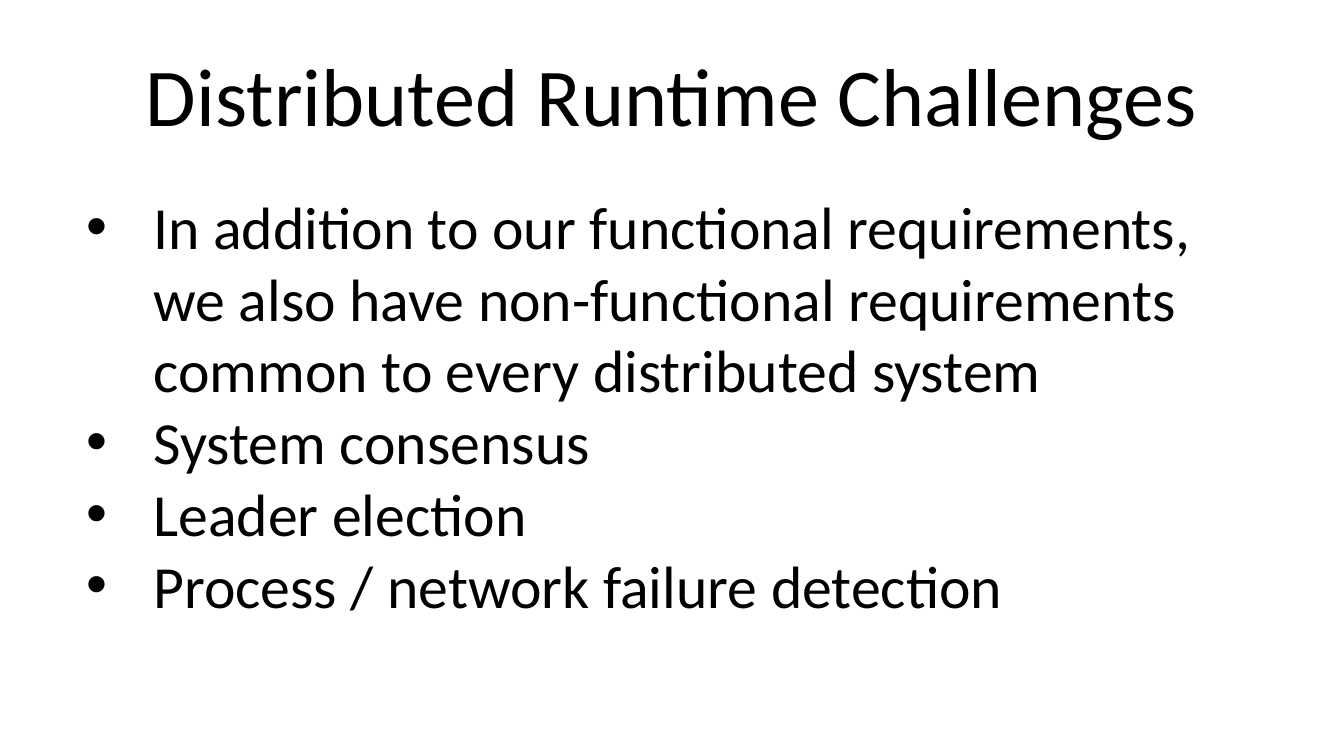
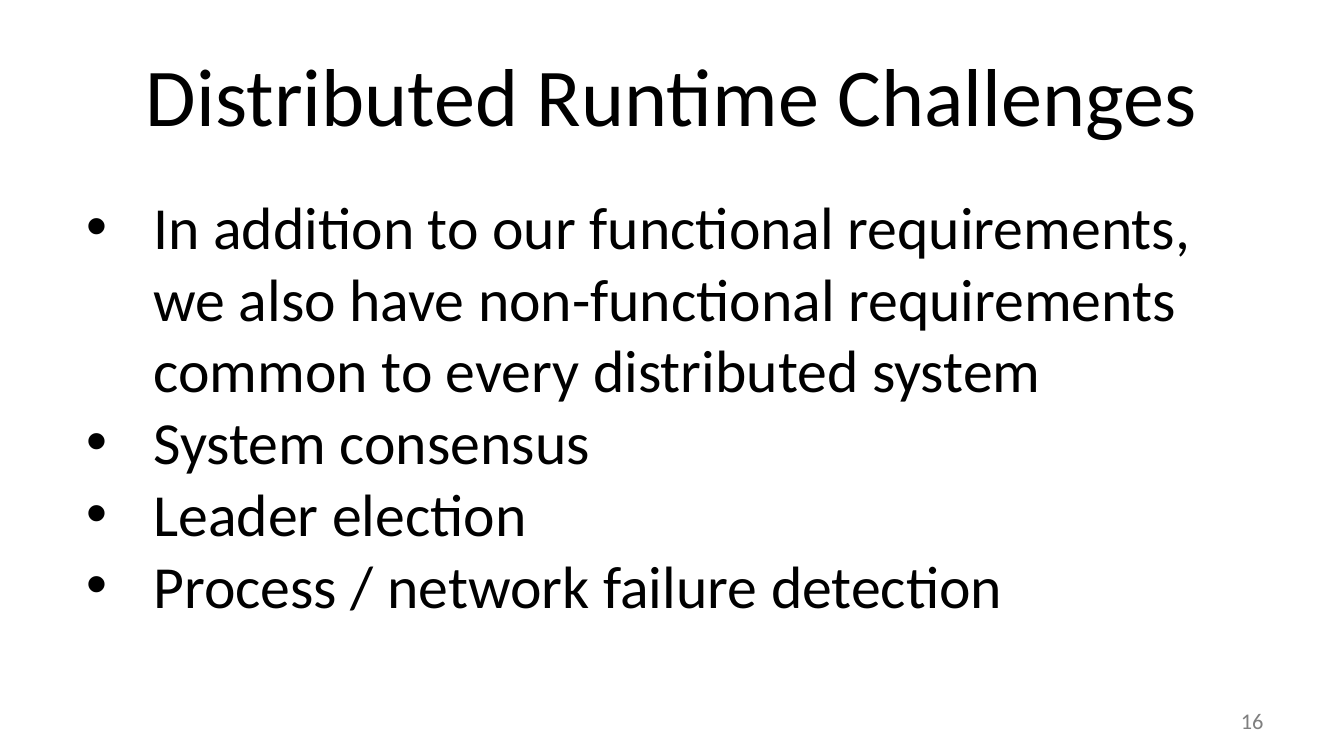
Before and after one commit to SpringOne2GX-2014/Spring-XD-Internals, a slide deck: slide 16 of Spring-XD-Internals-A-Guided-Tour.pptx. Drawn at 1344x756 pixels with LibreOffice and Linux fonts; fonts in the diff are those of the drawing; background and template pictures are left out. Boxes give left, top, right and bottom in pixels: in the first picture for what was removed or moved away, otherwise in the second. Text is boxed around its words. In the diff, an @@ line names an element or a change of style, - is before the commit and + after.

```diff
--- a/Spring-XD-Internals-A-Guided-Tour.pptx
+++ b/Spring-XD-Internals-A-Guided-Tour.pptx
@@ page number added at <box>1241,714,1264,729</box>, 12 pt, text #7F7F7F @@
+16
```
Also in this commit, not shown: 22 other slides changed.
